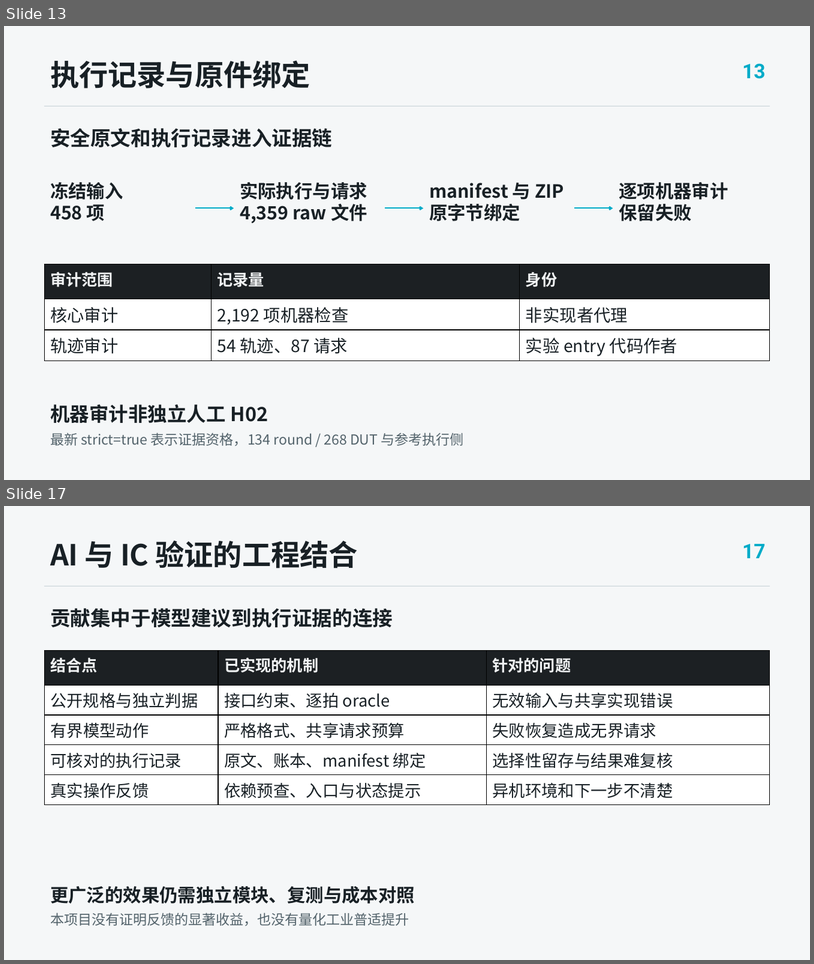
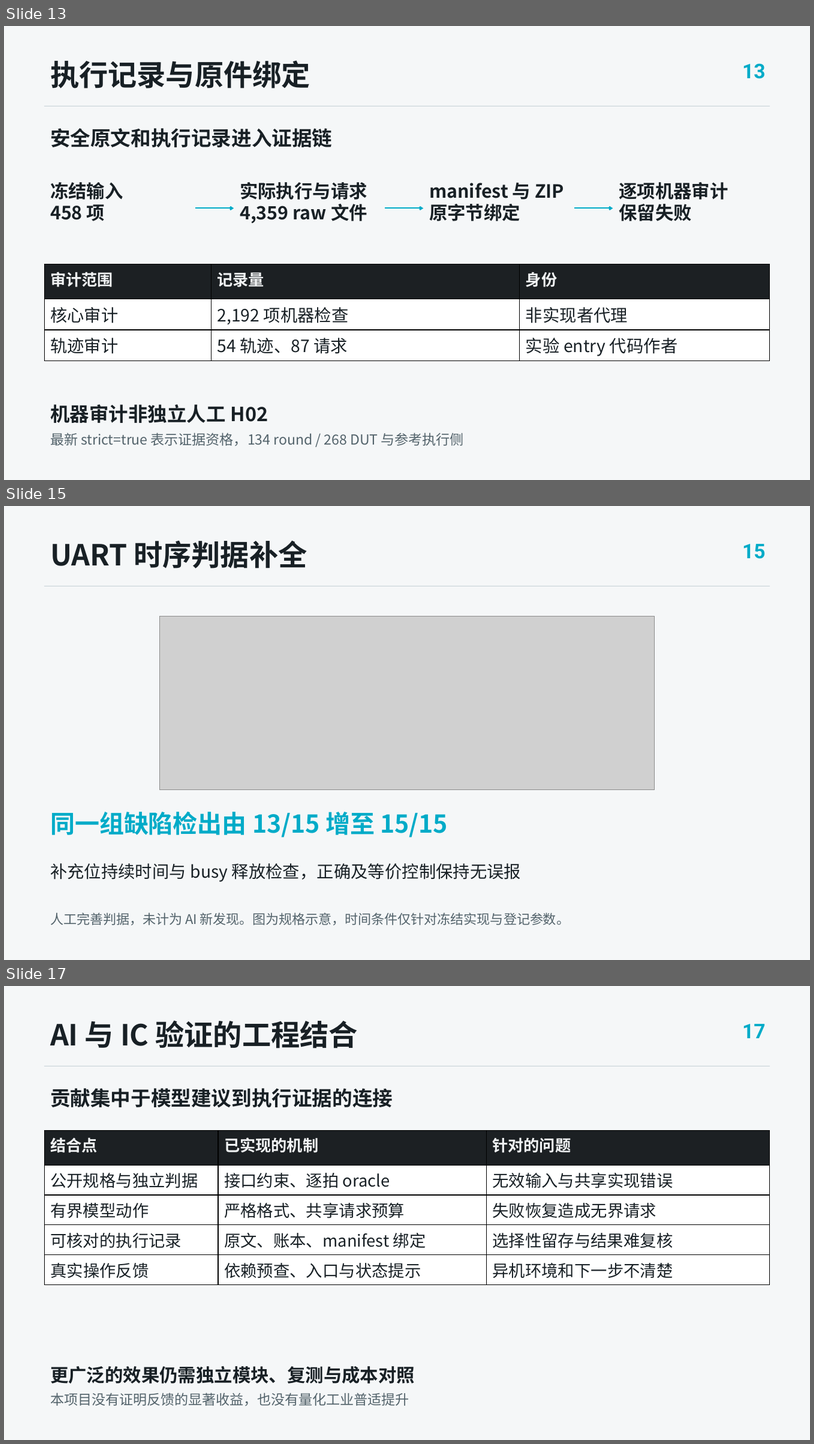
Before and after one commit to TYOCT-13/iverilog-ai-lab, a slide deck: docs/competition/ic/v4/presentation/output/ICARUS_AI_IC_defense_v4.pptx. Shown one above the other, each under a label of ours: slides 13 and 17 before the commit, slides 13, 15 and 17 after it; the slides between them are not shown. The pictures are 814x964 and 814x1444 pixels, drawn with LibreOffice and Linux fonts; fonts in the diff are those of the drawing; grey boxes stand for pictures. Boxes give left, top, right and bottom in pixels: in the first picture for what was removed or moved away, otherwise in the second. Text is boxed around its words. In the diff, an @@ line names an element or a change of style, - is before the commit and + after.

```diff
--- a/docs/competition/ic/v4/presentation/output/ICARUS_AI_IC_defense_v4.pptx
+++ b/docs/competition/ic/v4/presentation/output/ICARUS_AI_IC_defense_v4.pptx
@@ slide 15 added at (4, 506, 810, 960), background #F5F7F8 @@
@@ text added at (50, 540, 307, 568), 34.5 pt, text #182025, bold @@
+UART 时序判据补全
@@ text added at (743, 544, 766, 559), 24 pt, text #00ABC8, bold @@
+15
@@ line added from (45, 586) to (770, 586), #C9D3D8 0.75 pt @@
@@ picture added at (159, 616, 654, 789) @@
@@ text added at (50, 811, 448, 837), 29.2 pt, text #00ABC8, bold @@
+同一组缺陷检出由 13/15 增至 15/15
@@ text added at (50, 863, 521, 882), 20.2 pt, text #182025 @@
+补充位持续时间与 busy 释放检查，正确及等价控制保持无误报
@@ text added at (50, 912, 570, 925), 15.8 pt, text #53636B @@
+人工完善判据，未计为 AI 新发现。图为规格示意，时间条件仅针对冻结实现与登记参数。
```
Also in this commit, not shown: 9 slides changed, 6 other slides added, 7 slides removed, 28 other files.
